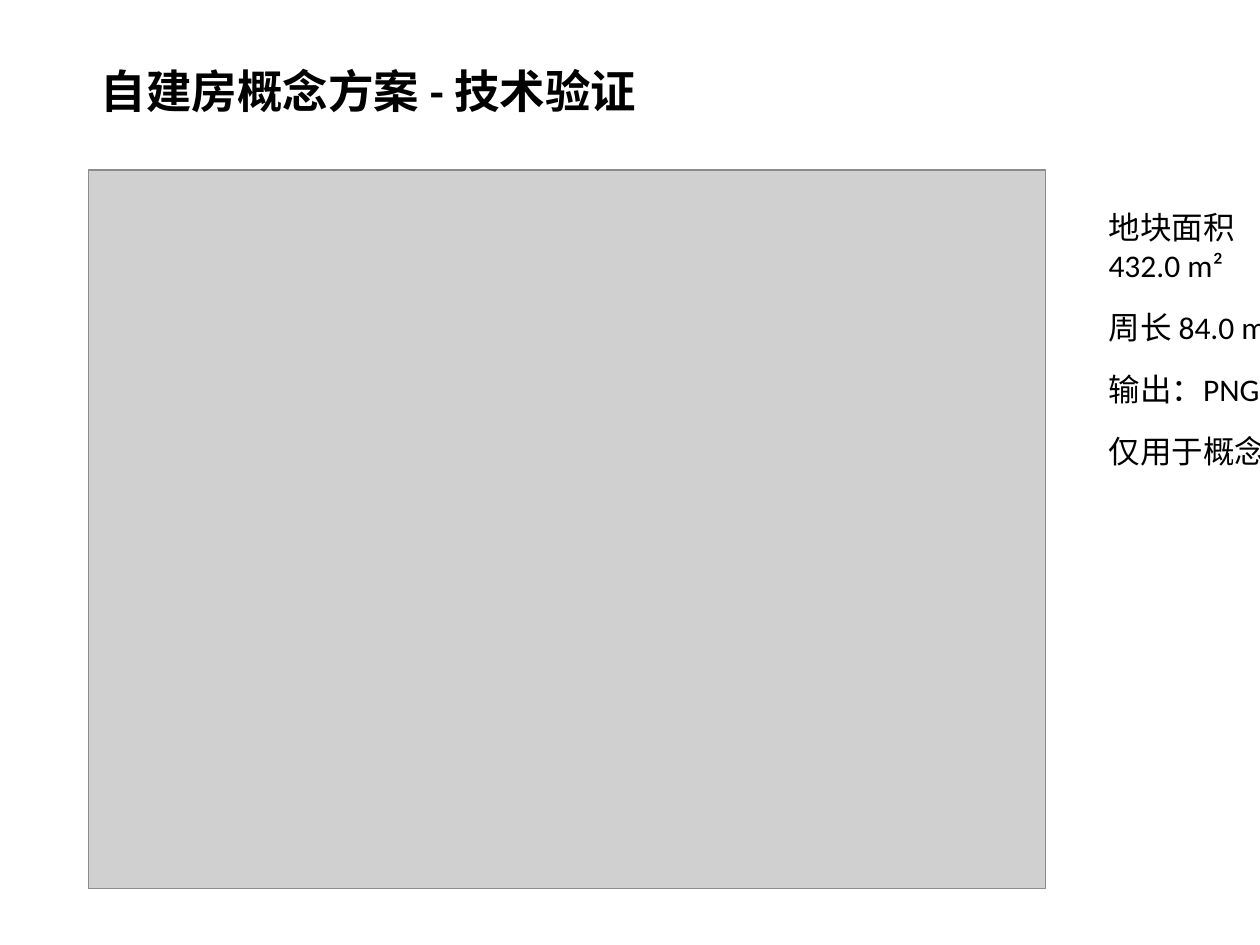
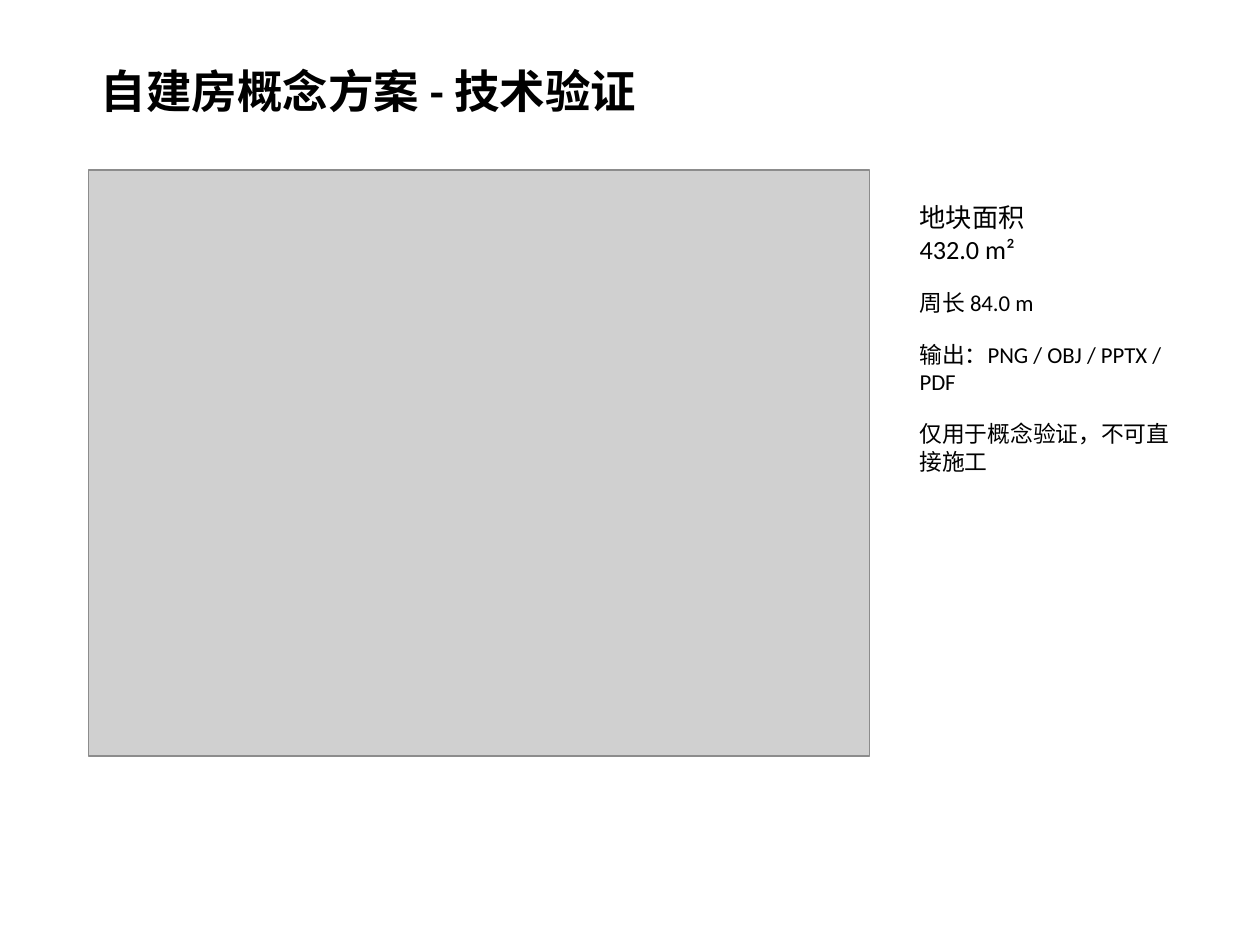
Before and after one commit to yuanzx233/-, a slide deck: slide 1 of output/tech-spike/concept-package.pptx. Drawn at 1260x945 pixels with LibreOffice and Linux fonts; fonts in the diff are those of the drawing; grey boxes stand for pictures. Boxes give left, top, right and bottom in pixels: in the first picture for what was removed or moved away, otherwise in the second. Text is boxed around its words. In the diff, an @@ line names an element or a change of style, - is before the commit and + after.

```diff
--- a/output/tech-spike/concept-package.pptx
+++ b/output/tech-spike/concept-package.pptx
@@ picture resized from (x1=88, y1=170, x2=1046, y2=888) to (x1=88, y1=170, x2=869, y2=756) @@
@@ text "地块面积" moved from (x1=1109, y1=212, x2=1260, y2=466) to (x1=920, y1=205, x2=1170, y2=472) @@
@@ text "地块面积" at (x1=920, y1=205, x2=1170, y2=472): size 18 to 15 pt in "地块面积", "432.0 m²"; size 18 to 13 pt in "周长 84.0 m", "输出：PNG / OBJ / PPTX / PDF", "仅用于概念验证，不可直接施工" @@
```
Also in this commit, not shown: 14 other files.
